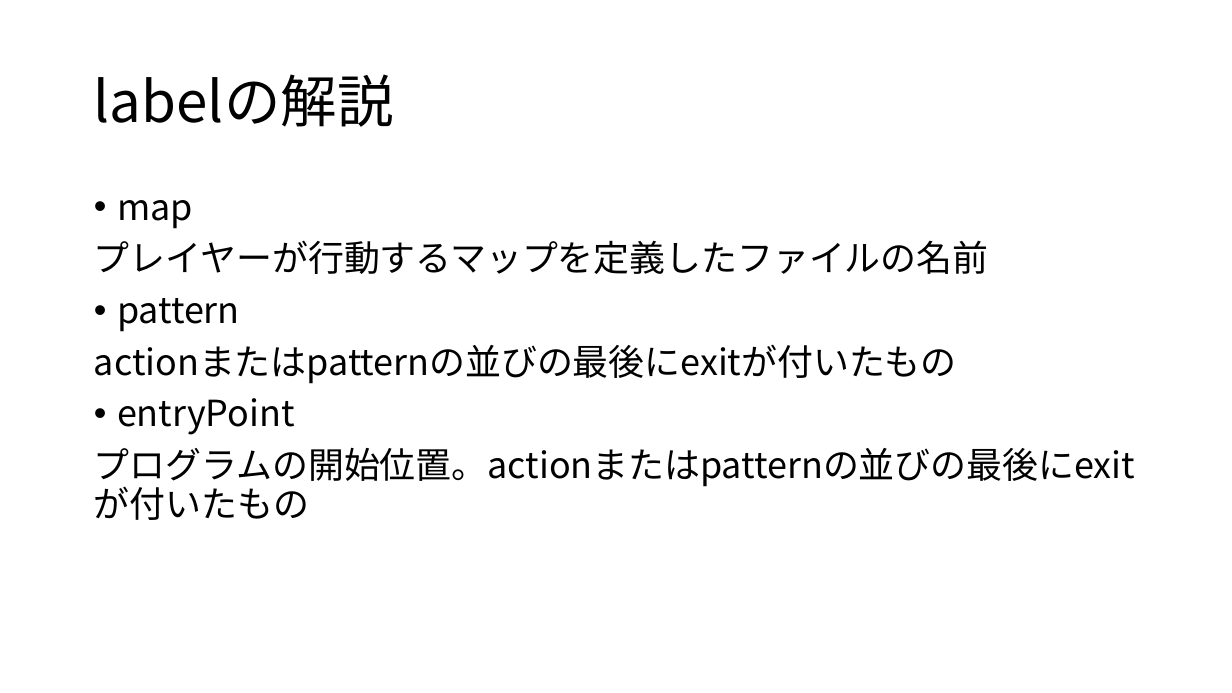
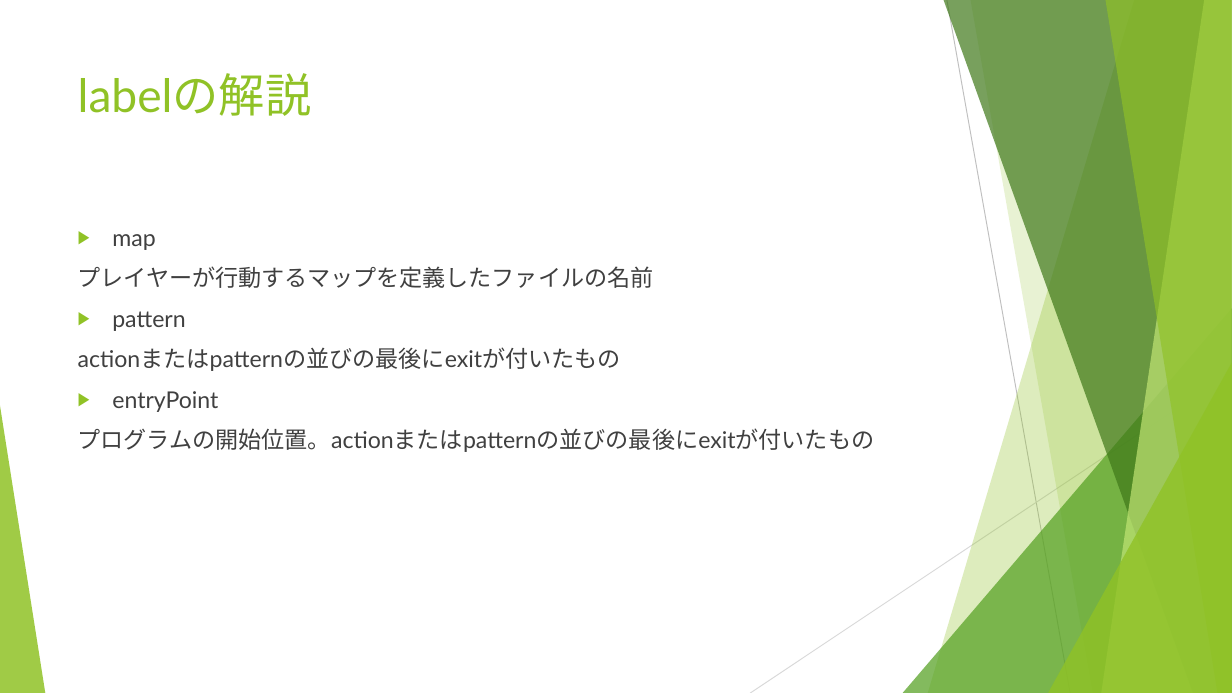
Before and after one commit to Rashoru-Infinity/advanced_1a_screen_saver, a slide deck: slide 6 of presentation.pptx. Drawn at 1232x693 pixels with LibreOffice and Linux fonts; fonts in the diff are those of the drawing. Boxes give left, top, right and bottom in pixels: in the first picture for what was removed or moved away, otherwise in the second. Text is boxed around its words. In the diff, an @@ line names an element or a change of style, - is before the commit and + after.

```diff
--- a/presentation.pptx
+++ b/presentation.pptx
@@ title "labelの解説": place and size @@
-title "labelの解説" at box(94, 74, 394, 127)
+title "labelの解説" at box(78, 73, 312, 116)
@@ title "labelの解説" at box(78, 73, 312, 116): size 44 to 36 pt, font Noto Sans CJK JP to Lato, text colour #000000 to #90C226; line spacing 0.9 to 1; vertical alignment middle to top @@
@@ text "map": place and size @@
-text "map" at box(94, 200, 1135, 488)
+text "map" at box(78, 234, 875, 452)
@@ text "map" at box(78, 234, 875, 452): size 28 to 18 pt, font Noto Sans CJK JP to Lato, text colour #000000 to #404040; bullet • to ▶; line spacing 0.9 to 1 @@
@@ group added at box(0, 0, 1232, 693): 5 freeform shapes, 3 triangles, 2 lines @@
```
Also in this commit, not shown: 7 other slides changed, 3 slides added, 2 slides removed, 2 other files.
